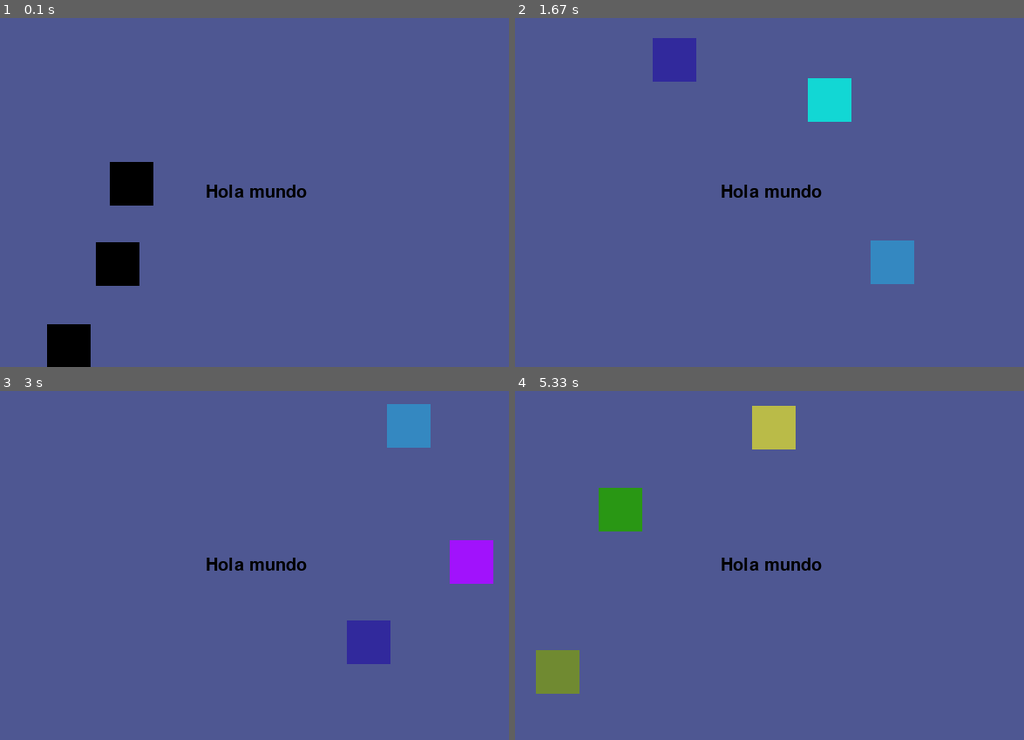
Above: before the commit, frames 1-4 (two rows, left to right).
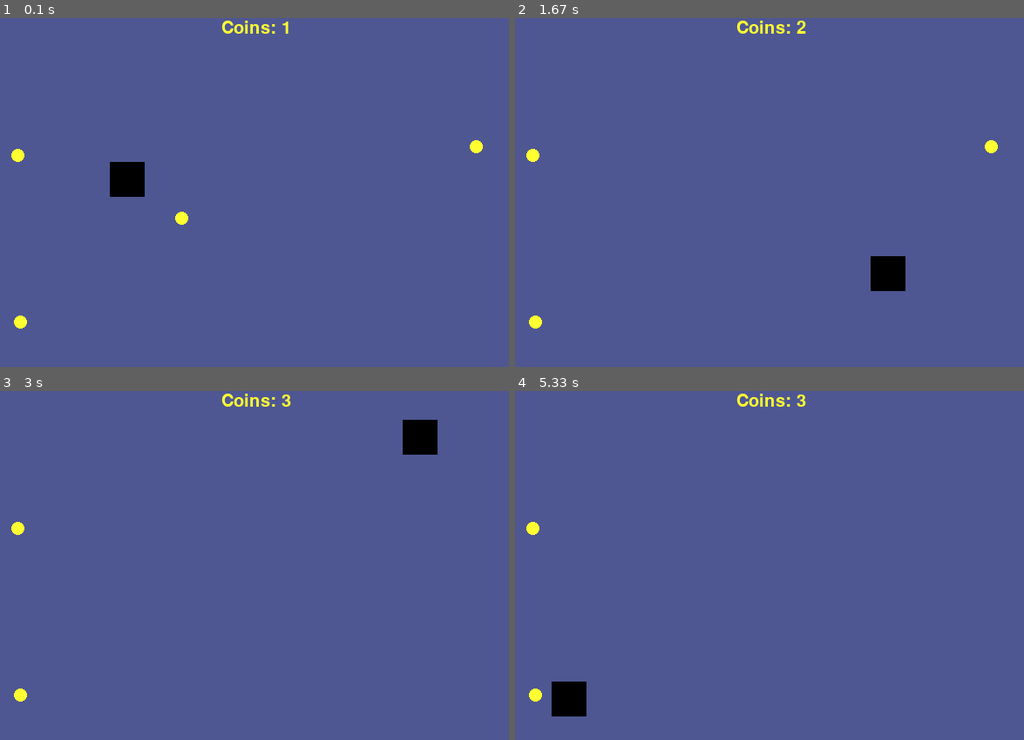
Above: after the commit, the same moments.

Repository: damianp91/clase_pygame
Game: pygame game, started from src/main.py
The game is run twice, just before and just after one commit, with the same random seed, the same clock (stepped at 60 frames per second) and the same inputs.
Inputs:
- Up to frame 1 (0.1 s): no input
- Up to frame 2 (1.67 s): no input
- Up to frame 3 (3 s): no input
- Up to frame 4 (5.33 s): no input

The runs differ from the first frame. In frame 1, 3.4% of the frame differs, in the area x 2-95%, y 0-100%; in frame 2, 4.1%; in frame 3, 4.2%; in frame 4, 4.4%, in the area x 2-61%, y 0-94%.

Commit message:
Se crea funcion para eliminar monedas, ahora falta crear una que me cree monedas de nuevo

Diff:
--- a/src/main.py
+++ b/src/main.py
@@ -21,20 +21,21 @@
 #calco.fill((0, 0, 255))
 #rec_calco = calco.get_rect()
 
-# Dentro de pantalla frase
-source = pygame.font.Font(None, 30)
-text = source.render("Hola mundo", True, black)
-rect_text = text.get_rect()
-rect_text.center = center_screen
-
 # gravity_y = True
 # gravity_x = True
 
-cant = 3
+cant_coin = 5
+count_coins = 0
 
-for figire in range(0, cant):
-    figure = constru_figure(randrange(0, WIDTH - figure_w), randrange(0, HEIGHT - figure_h), direction= list_mov[randrange(0, len(list_mov))])
-    scuares.append(figure)
+# Fuente de frase en pantalla
+source = pygame.font.Font(None, 30)
+
+
+scuare = constru_figure(randrange(0, WIDTH - figure_w), randrange(0, HEIGHT - figure_h), 40, 40, direction= list_mov[randrange(0, len(list_mov))])
+
+for figure in range(cant_coin):
+    figure = constru_figure(randrange(0, WIDTH - coin_w), randrange(15, HEIGHT - coin_h), 15, 15, yellow, ratio= 35)
+    coins.append(figure)
 
 
 while True:
@@ -54,49 +55,65 @@
         #pygame.draw.rect(display, (0, 255, 0),rect_2)
 
     # Verificacion de choque de la figura y actualizo
-    for scuare in scuares:
-        if scuare["scuare"].right >= WIDTH:
-            if scuare["direction"] == DR:
-                scuare["direction"] = DL
-            elif scuare["direction"] == UR:
-                scuare["direction"] = UL
-        elif scuare["scuare"].bottom >= HEIGHT:
-            if scuare["direction"] == DR:
-                scuare["direction"] = UR
-            elif scuare["direction"] == DL:
-                scuare["direction"] = UL
-            scuare["color"] = color_sorprise() # cambio de color, forma, tamaño dependiento de lado que golpee
-        elif scuare["scuare"].left <= 0:
-            if scuare["direction"] == UL:
-                scuare["direction"] = UR
-            elif scuare["direction"] == DL:
-                scuare["direction"] = DR
-        elif scuare["scuare"].top <= 0:
-            if scuare["direction"] == UR:
-                scuare["direction"] = DR
-            elif scuare["direction"] == UL:
-                scuare["direction"] = DL
-            scuare["color"] = color_sorprise() # cambio de color, forma, tamaño dependiento de lado que golpee
+
+    if scuare["scuare"].right >= WIDTH:
+        if scuare["direction"] == DR:
+            scuare["direction"] = DL
+        elif scuare["direction"] == UR:
+            scuare["direction"] = UL
+    elif scuare["scuare"].bottom >= HEIGHT:
+        if scuare["direction"] == DR:
+            scuare["direction"] = UR
+        elif scuare["direction"] == DL:
+            scuare["direction"] = UL
+        #scuare["color"] = color_sorprise() # cambio de color, forma, tamaño dependiento de lado que golpee
+    elif scuare["scuare"].left <= 0:
+        if scuare["direction"] == UL:
+            scuare["direction"] = UR
+        elif scuare["direction"] == DL:
+            scuare["direction"] = DR
+    elif scuare["scuare"].top <= 0:
+        if scuare["direction"] == UR:
+            scuare["direction"] = DR
+        elif scuare["direction"] == UL:
+            scuare["direction"] = DL
+        #scuare["color"] = color_sorprise() # cambio de color, forma, tamaño dependiento de lado que golpee
 
     # Programo la direccion de la figura
-    for scuare in scuares:
-        if scuare["direction"] == DR:
-            scuare["scuare"].top += SPEED
-            scuare["scuare"].left += SPEED
-        elif scuare["direction"] == DL:
-            scuare["scuare"].top += SPEED
-            scuare["scuare"].left -= SPEED
-        elif scuare["direction"] == UL:
-            scuare["scuare"].top -= SPEED
-            scuare["scuare"].left -= SPEED
-        elif scuare["direction"] == UR:
-            scuare["scuare"].top -= SPEED
-            scuare["scuare"].left += SPEED
+
+    if scuare["direction"] == DR:
+        scuare["scuare"].top += SPEED
+        scuare["scuare"].left += SPEED
+    elif scuare["direction"] == DL:
+        scuare["scuare"].top += SPEED
+        scuare["scuare"].left -= SPEED
+    elif scuare["direction"] == UL:
+        scuare["scuare"].top -= SPEED
+        scuare["scuare"].left -= SPEED
+    elif scuare["direction"] == UR:
+        scuare["scuare"].top -= SPEED
+        scuare["scuare"].left += SPEED
+
+    for coin in coins[:]:
+        if detected_colition(coin["scuare"], scuare["scuare"]): # Recordar que acá estoy llamando a elementos de un diccionario.
+            coins.remove(coin)
+            count_coins += 1
+            if count_coins >= cant_coin:
+                count_coins = 0
+
+    # Texto en pantalla
+    text = source.render(f"Coins: {count_coins}", True, yellow)
+    rect_text = text.get_rect()
+    rect_text.center = (center_x, 12)
 
     display.fill(costume)
-    display.blit(text, rect_text)
-    for scuare in scuares:
-        pygame.draw.rect(display, scuare["color"], scuare["scuare"], 0, scuare["ratio"])
+    tex = display.blit(text, rect_text)
+    print(f"{tex} {count_coins}")
+
+    pygame.draw.rect(display, scuare["color"], scuare["scuare"], 0, scuare["ratio"])
+
+    for coin in coins:
+        pygame.draw.rect(display, coin["color"], coin["scuare"], 0, coin["ratio"])
 
         #pygame.draw.line(display, (23, 189, 165), (0, 0), x.center, 3)
         #pygame.draw.ellipse(display, (89, 145, 111), (300, 200, 100, 150))
--- a/src/settings.py
+++ b/src/settings.py
@@ -20,7 +20,7 @@
 green = (0, 255, 0)
 red = (255, 0, 0)
 black = (0, 0, 0)
-yellow = (255, 255, 0)
+yellow = (255, 255, 50)
 white = (255, 255, 255)
 blue = (0, 0, 255)
 costume = (78, 87, 146)
@@ -42,13 +42,36 @@
 
 figure_w = 50
 figure_h = 50
+coin_w = 50
+coin_h = 50
 
 #fugure
 # scuares = [{"scuare" : pygame.Rect(randrange(0, WIDTH - figure_w), randrange(0, HEIGHT - figure_h), 50, 50), "color" : color_sorprise(), "direction" : DL, "ratio" : 35},
 #            {"scuare" : pygame.Rect(randrange(0, WIDTH - figure_w), randrange(0, HEIGHT - figure_h), 50, 50), "color" : color_sorprise(), "direction" : UL, "ratio" : 35},
 #            {"scuare" : pygame.Rect(randrange(0, WIDTH - figure_w), randrange(0, HEIGHT - figure_h), 50, 50), "color" : color_sorprise(), "direction" : DR, "ratio" : 35}]
 
-def constru_figure(point_x : int , point_y : int, fig_w : int = 50, fig_h : int = 50, color : tuple = (0, 0, 0), direction : int = 9, ratio : int = 0) -> (dict):
+def detected_colition(figure_1, figure_2):
+    colition = False
+
+    if point_in_rect(figure_1.topleft, figure_2) or \
+       point_in_rect(figure_1.topright, figure_2) or \
+       point_in_rect(figure_1.bottomleft, figure_2) or \
+       point_in_rect(figure_1.bottomright, figure_2) or \
+       point_in_rect(figure_2.topleft, figure_1) or \
+       point_in_rect(figure_2.topright, figure_1) or \
+       point_in_rect(figure_2.bottomleft, figure_1) or \
+       point_in_rect(figure_2.bottomright, figure_1):
+        colition = True
+
+    return colition
+
+
+def point_in_rect(point, figure):
+    x, y = point  # Esto se llama desempaquetado de tuplas
+
+    return x <= figure.right and x >= figure.left and y >= figure.top and y <= figure.bottom
+
+def constru_figure(point_x : int , point_y : int, fig_w : int = 50, fig_h : int = 50, color : tuple = (0, 0, 0), direction : int = 0, ratio : int = 0) -> (dict):
     """Crea una figura de tipo rect segun los parametros que se le den a la funcion, teniendo en cuentas que tiene valores por defecto
         sin conar los dos primeros parametros
     Args:
@@ -61,4 +84,4 @@
     """
     return {"scuare" : pygame.Rect(point_x, point_y, fig_w, fig_h), "color" : color, "direction" : direction, "ratio" : ratio}
 
-scuares = []
+coins = []
